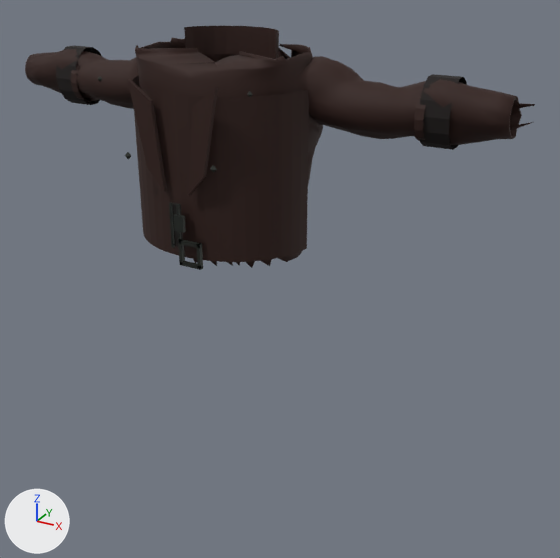
An edit to the glTF model public/assets/models/equipment/armor/equipment_leather_jacket_male_slim.glb, drawn before and after from the same camera.
The view is the same before and after, from a 50 mm lens placed at (0.989, -1.522, 1.794), pointed at (0.112, 0.073, 0.997). Arrows for +X, +Y and +Z are at lower left; the lights stay in place. The first picture is the older version. Where no turn or scale is listed for an object, it has been applied to the vertices. Vertices at exactly the same position are counted once.

In view in the first picture: 'equipment_leather_jacket_unified_v1_male_slim_details', 'equipment_leather_jacket_unified_v1_male_slim_shell'.
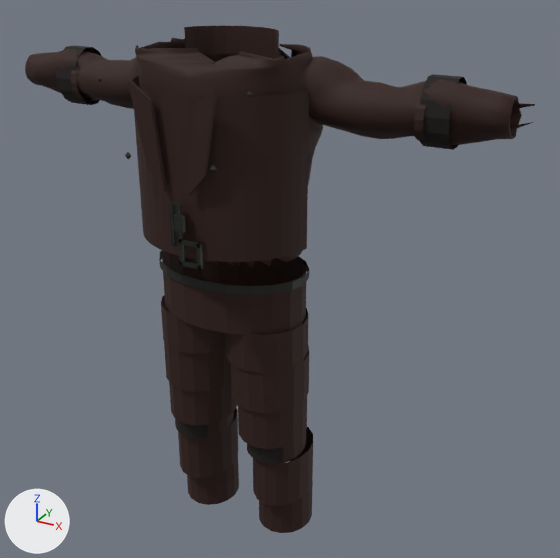
What differs and where, as boxes (x1, y1, x2, y2) in the pictures (560 x 558 px):
'equipment_leather_jacket_unified_v1_male_slim_details', reshaped (107% taller)
    before: (56, 26, 467, 270)
    after: (56, 26, 467, 533)
part 1 of me_equipment_leather_jacket_unified_v1_male_slim_details_mesh, added
    after: (159, 250, 313, 533)

What the commit changed:
me_equipment_leather_jacket_unified_v1_male_slim_details_mesh is used by ob_equipment_leather_jacket_unified_v1_male_slim_details; location (0.0, 0.0, 0.0).
me_equipment_leather_jacket_unified_v1_male_slim_details_mesh had 688 vertices, 908 faces and spanned x -0.532..0.532, y -0.224..0.146, z 1.099..1.604.
me_equipment_leather_jacket_unified_v1_male_slim_details_mesh now has 1268 vertices, 1496 faces and spans x -0.532..0.532, y -0.224..0.172, z 0.242..1.604.
me_equipment_leather_jacket_unified_v1_male_slim_details_mesh part 1: 544 vertices added at x -0.207..0.207, y -0.118..0.172, z 0.242..1.042.
Other edits to the shape of me_equipment_leather_jacket_unified_v1_male_slim_details_mesh do not show in these pictures.
